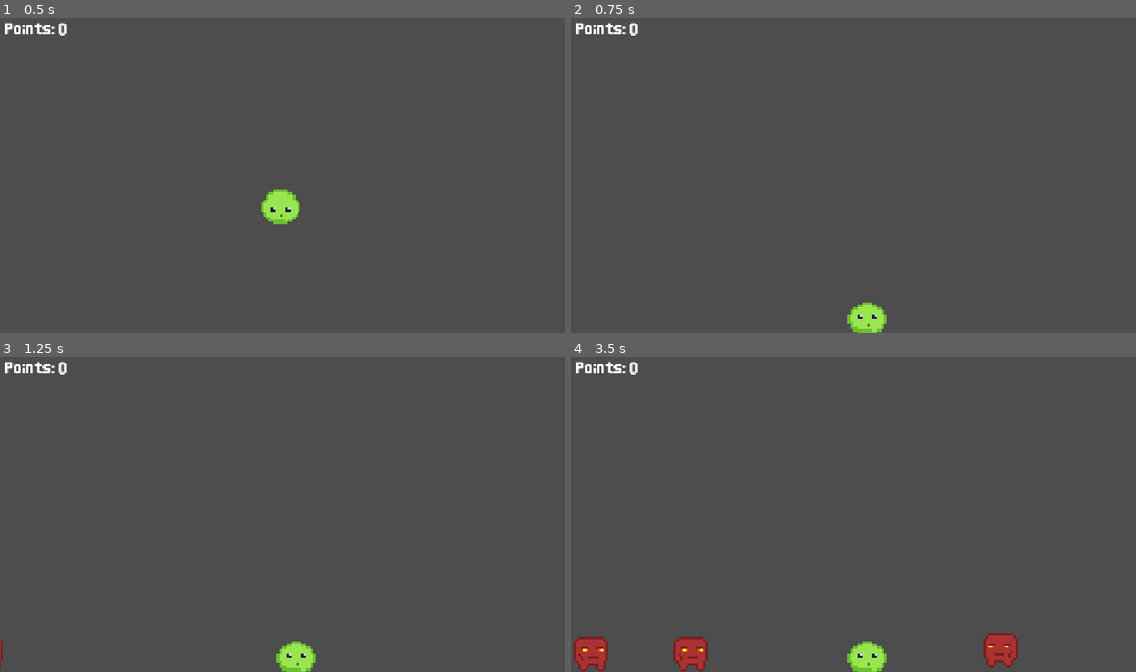
Above: before the commit, frames 1-4 (two rows, left to right).
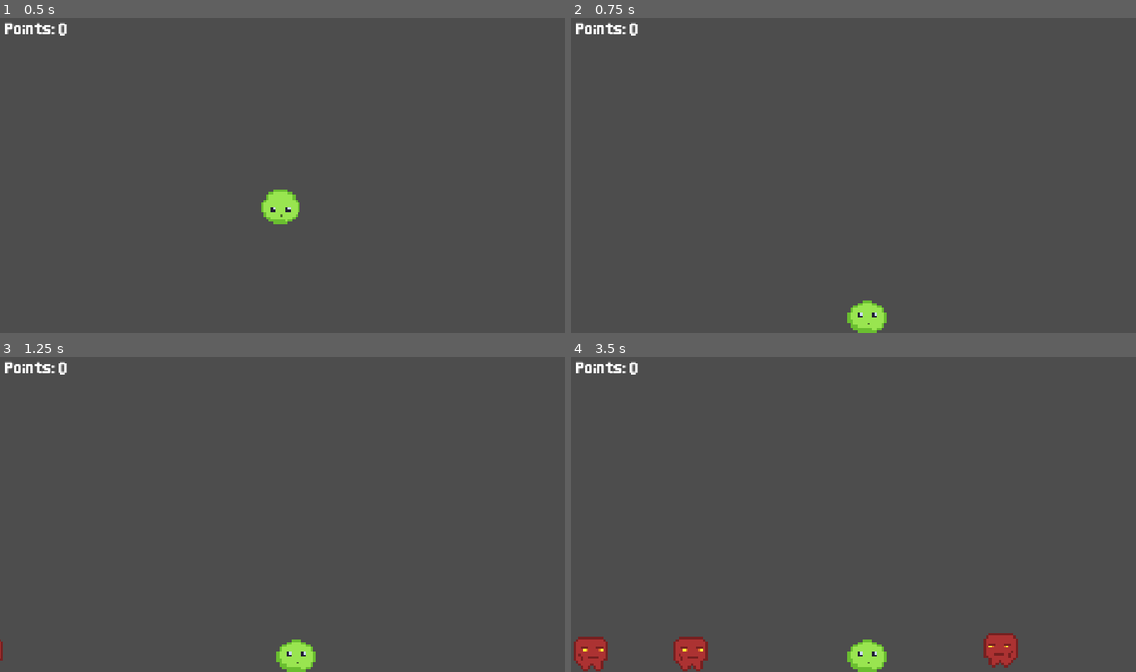
Above: after the commit, the same moments.

Repository: gnampfkuchen-oss/King-of-Blob
Game: Godot game, scene res://Scenes/main.tscn
Two runs of this game, one before a commit and one after it. Both use one fixed random seed, a clock stepped at 60 frames per second and the inputs below.
Inputs:
- Up to frame 1 (0.5 s): no input
- Up to frame 2 (0.75 s): hold Right (right) from 0.53 s (still down)
- Up to frame 3 (1.25 s): keep holding Right (right)
- Up to frame 4 (3.5 s): tap Enter at 1.25 s; release Right (right) at 2.03 s; hold Left (left) 2.03-2.78 s; hold Right (right) from 2.78 s (still down)

Frame 1 is identical in both runs. In frame 2, 0.1% of the frame differs, in the area x 48-56%, y 89-100%; in frame 3, 0.1%; in frame 4, 0.4%, in the area x 1-79%, y 89-100%.

Commit message:
gegner aniomation

Diff:
--- a/new-game-project/Scenes/enemy1_L.tscn
+++ b/new-game-project/Scenes/enemy1_L.tscn
@@ -3,10 +3,11 @@
 [ext_resource type="Script" uid="uid://jlesg55ut38y" path="res://Scripts/enemy_1_L.gd" id="1_c6wa6"]
 [ext_resource type="Texture2D" uid="uid://dge27uo01b3l6" path="res://Assets/Graphics/enemy.png" id="2_7ka68"]
 [ext_resource type="Texture2D" uid="uid://b1g6arokoesth" path="res://Assets/Graphics/enemysmash.png" id="3_dw1wm"]
+[ext_resource type="Texture2D" uid="uid://cfia5imncloob" path="res://Assets/Graphics/enemywalk.png" id="4_dw1wm"]
 
 [sub_resource type="CapsuleShape2D" id="CapsuleShape2D_013or"]
-radius = 18.738272
-height = 37.476543
+radius = 15.16476
+height = 33.01505
 
 [sub_resource type="SpriteFrames" id="SpriteFrames_pw11d"]
 animations = [{
@@ -25,6 +26,17 @@
 "loop": 1,
 "name": &"smashed",
 "speed": 5.0
+}, {
+"frames": [{
+"duration": 1.0,
+"texture": ExtResource("2_7ka68")
+}, {
+"duration": 1.0,
+"texture": ExtResource("4_dw1wm")
+}],
+"loop": 1,
+"name": &"walk",
+"speed": 6.0
 }]
 
 [node name="enemy1" type="Area2D" unique_id=326283436]
@@ -38,6 +50,6 @@
 [node name="AnimatedSprite2D" type="AnimatedSprite2D" parent="." unique_id=395247352]
 scale = Vector2(5, 5)
 sprite_frames = SubResource("SpriteFrames_pw11d")
-animation = &"smashed"
+frame_progress = 0.49320057
 
 [connection signal="body_entered" from="." to="." method="_on_body_entered"]
--- a/new-game-project/Scenes/enemy1_R.tscn
+++ b/new-game-project/Scenes/enemy1_R.tscn
@@ -3,6 +3,7 @@
 [ext_resource type="Script" uid="uid://bywbrwv6avdux" path="res://Scripts/enemy_1_R.gd" id="1_loxv4"]
 [ext_resource type="Texture2D" uid="uid://dge27uo01b3l6" path="res://Assets/Graphics/enemy.png" id="2_j07tp"]
 [ext_resource type="Texture2D" uid="uid://b1g6arokoesth" path="res://Assets/Graphics/enemysmash.png" id="3_86ya5"]
+[ext_resource type="Texture2D" uid="uid://cfia5imncloob" path="res://Assets/Graphics/enemywalk.png" id="4_86ya5"]
 
 [sub_resource type="SpriteFrames" id="SpriteFrames_rsguv"]
 animations = [{
@@ -21,24 +22,34 @@
 "loop": 1,
 "name": &"smashed",
 "speed": 5.0
+}, {
+"frames": [{
+"duration": 1.0,
+"texture": ExtResource("2_j07tp")
+}, {
+"duration": 1.0,
+"texture": ExtResource("4_86ya5")
+}],
+"loop": 1,
+"name": &"walk",
+"speed": 6.0
 }]
 
-[sub_resource type="CapsuleShape2D" id="CapsuleShape2D_mn6dk"]
-radius = 18.738272
-height = 37.476543
+[sub_resource type="CapsuleShape2D" id="CapsuleShape2D_86ya5"]
+radius = 15.16476
+height = 33.01505
 
 [node name="enemy1" type="Area2D" unique_id=326283436]
 script = ExtResource("1_loxv4")
 speed = 200.0
 
-[node name="AnimatedSprite2D" type="AnimatedSprite2D" parent="." unique_id=1672693132]
+[node name="AnimatedSprite2D" type="AnimatedSprite2D" parent="." unique_id=1279501398]
 scale = Vector2(5, 5)
 sprite_frames = SubResource("SpriteFrames_rsguv")
-animation = &"smashed"
 
-[node name="CollisionShape2D" type="CollisionShape2D" parent="." unique_id=1762782164]
+[node name="CollisionShape2D" type="CollisionShape2D" parent="." unique_id=780927048]
 position = Vector2(-7.1525574e-07, 4)
 scale = Vector2(2.0442133, 2.2414021)
-shape = SubResource("CapsuleShape2D_mn6dk")
+shape = SubResource("CapsuleShape2D_86ya5")
 
 [connection signal="body_entered" from="." to="." method="_on_body_entered"]
--- a/new-game-project/Scenes/player.tscn
+++ b/new-game-project/Scenes/player.tscn
@@ -6,12 +6,12 @@
 [ext_resource type="Texture2D" uid="uid://de7uy2eqxw0pp" path="res://Assets/Graphics/blobup.png" id="4_fkybt"]
 
 [sub_resource type="CapsuleShape2D" id="CapsuleShape2D_ejmsa"]
-radius = 33.0
+radius = 36.0
 height = 82.0
 
 [sub_resource type="CapsuleShape2D" id="CapsuleShape2D_y6cob"]
-radius = 36.0
-height = 86.0
+radius = 30.0
+height = 72.0
 
 [sub_resource type="SpriteFrames" id="SpriteFrames_ejmsa"]
 animations = [{
--- a/new-game-project/Scripts/enemy_1_L.gd
+++ b/new-game-project/Scripts/enemy_1_L.gd
@@ -3,7 +3,7 @@
 
 # Called when the node enters the scene tree for the first time.
 func _ready() -> void:
-	$AnimatedSprite2D.play("default")
+	$AnimatedSprite2D.play("walk")
 	speed = randf_range(200, 100)
 	await get_tree().create_timer(20.0).timeout
 	queue_free()
--- a/new-game-project/Scripts/enemy_1_R.gd
+++ b/new-game-project/Scripts/enemy_1_R.gd
@@ -4,7 +4,7 @@
 # Called when the node enters the scene tree for the first time.
 func _ready() -> void:
 	$AnimatedSprite2D.flip_h = true
-	$AnimatedSprite2D.play("default")
+	$AnimatedSprite2D.play("walk")
 	speed = randf_range(-100, -200)
 	await get_tree().create_timer(20.0).timeout
 	queue_free()
--- a/new-game-project/Scripts/main.gd
+++ b/new-game-project/Scripts/main.gd
@@ -1,5 +1,6 @@
 extends Node2D
 
+var points
 
 # Called when the node enters the scene tree for the first time.
 func _ready() -> void:
@@ -13,3 +14,6 @@
 
 func _on_player_dead() -> void:
 	print("tot")
+
+func pointsup():
+	$UI/Points/Pointlabel.text = points
Binary file changed: new-game-project/Assets/Graphics/enemysmash.png
Binary file added: new-game-project/Assets/Graphics/enemywalk-BOOK-4FT52BR08R.png
Not shown, added: new-game-project/Assets/Graphics/enemywalk-BOOK-4FT52BR08R.png.import
Binary file added: new-game-project/Assets/Graphics/enemywalk.png
Not shown, added: new-game-project/Assets/Graphics/enemywalk.png.import
